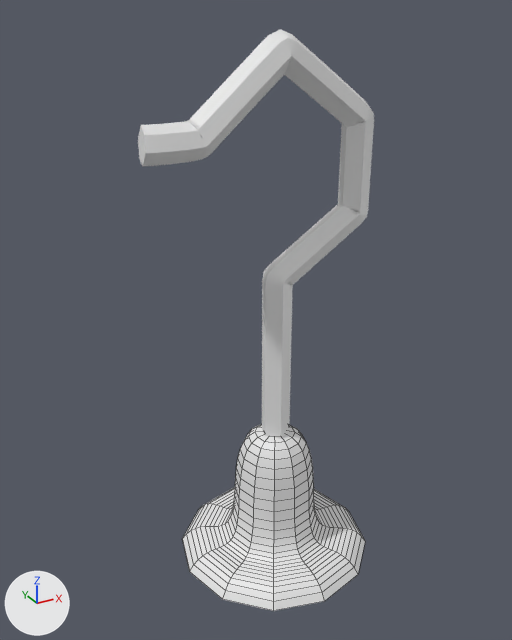
The Blender file Practicas/P2/BlenderModels/gancho.blend: old version first, new version second.
The view is the same before and after, from a 50 mm camera at (-19.5, -32.5, 24.5) aimed at (-1.4, 0.4, 8.1). Every picture has the same lights, and +X, +Y and +Z are marked at lower left. The first picture is the older version. Mesh edges are drawn as thin lines on the coarser meshes.

In view in the first picture: 'Curva_Bezier', 'Curva_Bezier.001'.
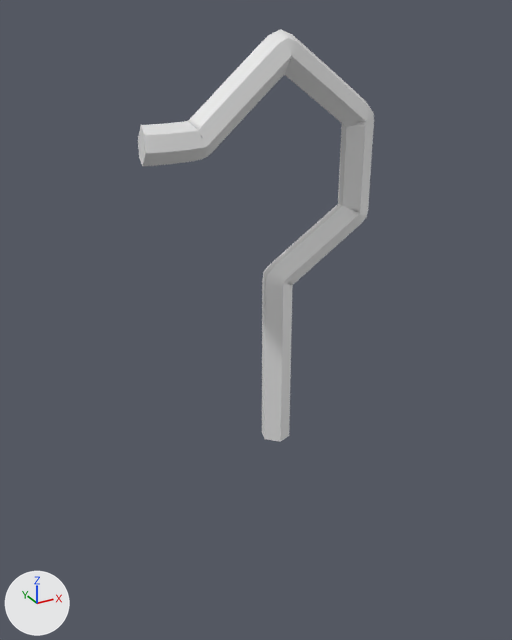
What differs and where, as boxes (x1, y1, x2, y2) in the pictures (512 x 640 px):
'Curva_Bezier.001', hidden: before (182, 424, 365, 611)

Diff of the bpy script that builds the scene:
```diff
--- a/Practicas/P2/BlenderModels/gancho.blend.py
+++ b/Practicas/P2/BlenderModels/gancho.blend.py
@@ img_sin_nombre_001 @@
+img_sin_nombre_001 = load_image('Sin_nombre.001', 'basegancho.png', 1024, 1024, 'sRGB')
@@ mat_material @@
+mat_material = principled_material('Material')
+mat_material.texture = img_sin_nombre_001
@@ me_mesh @@
 me_mesh.from_pydata(...)  # 325 vertices, 290 faces; spans x -1.0..1.56, y 0.0..1.07, z -1.28..1.28
+me_mesh.materials.append(mat_material)  # picture img_sin_nombre_001
@@ ob_curva_bezier_001 @@
 _m = ob_curva_bezier_001.modifiers.new('Booleana', 'BOOLEAN')
 _m.operation = 'UNION'
+ob_curva_bezier_001.hide_set(True)
```
